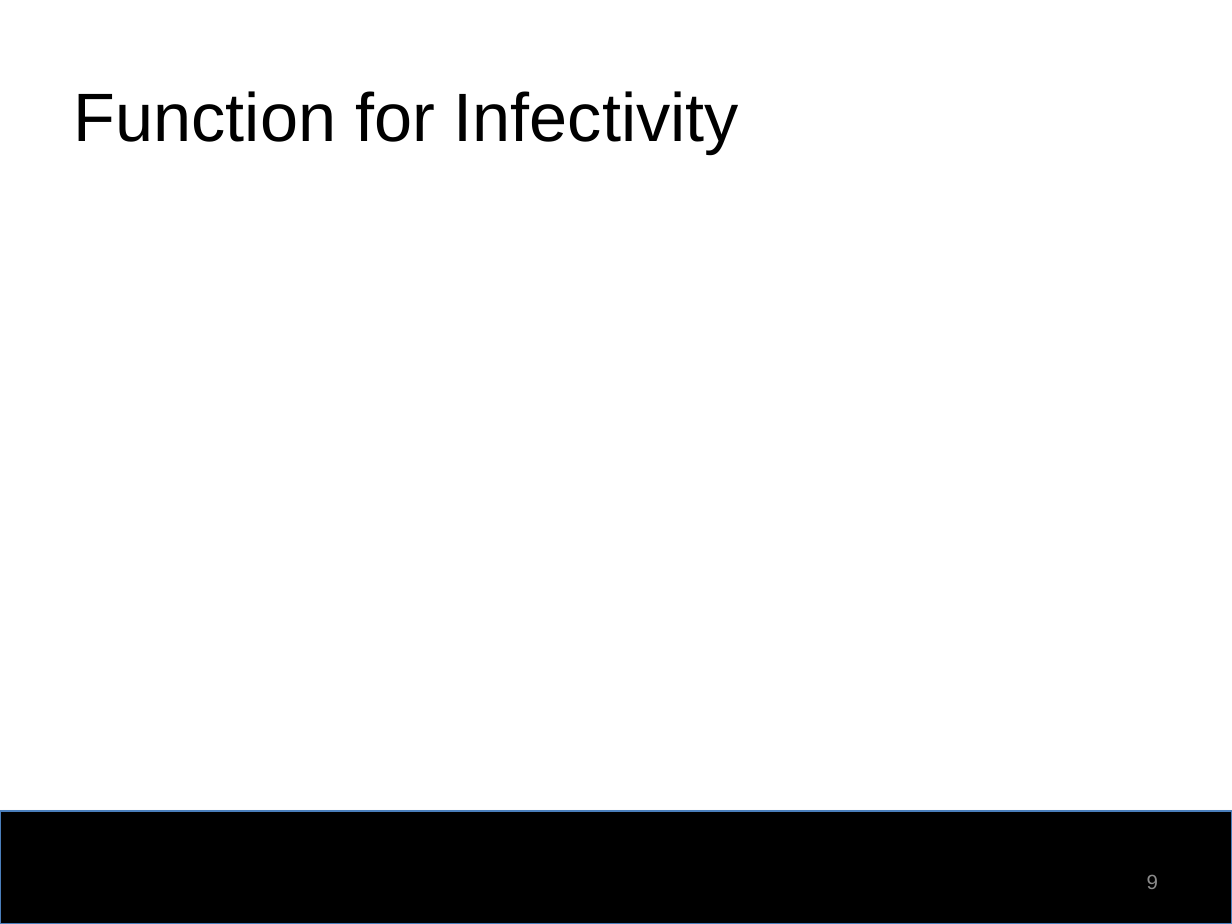
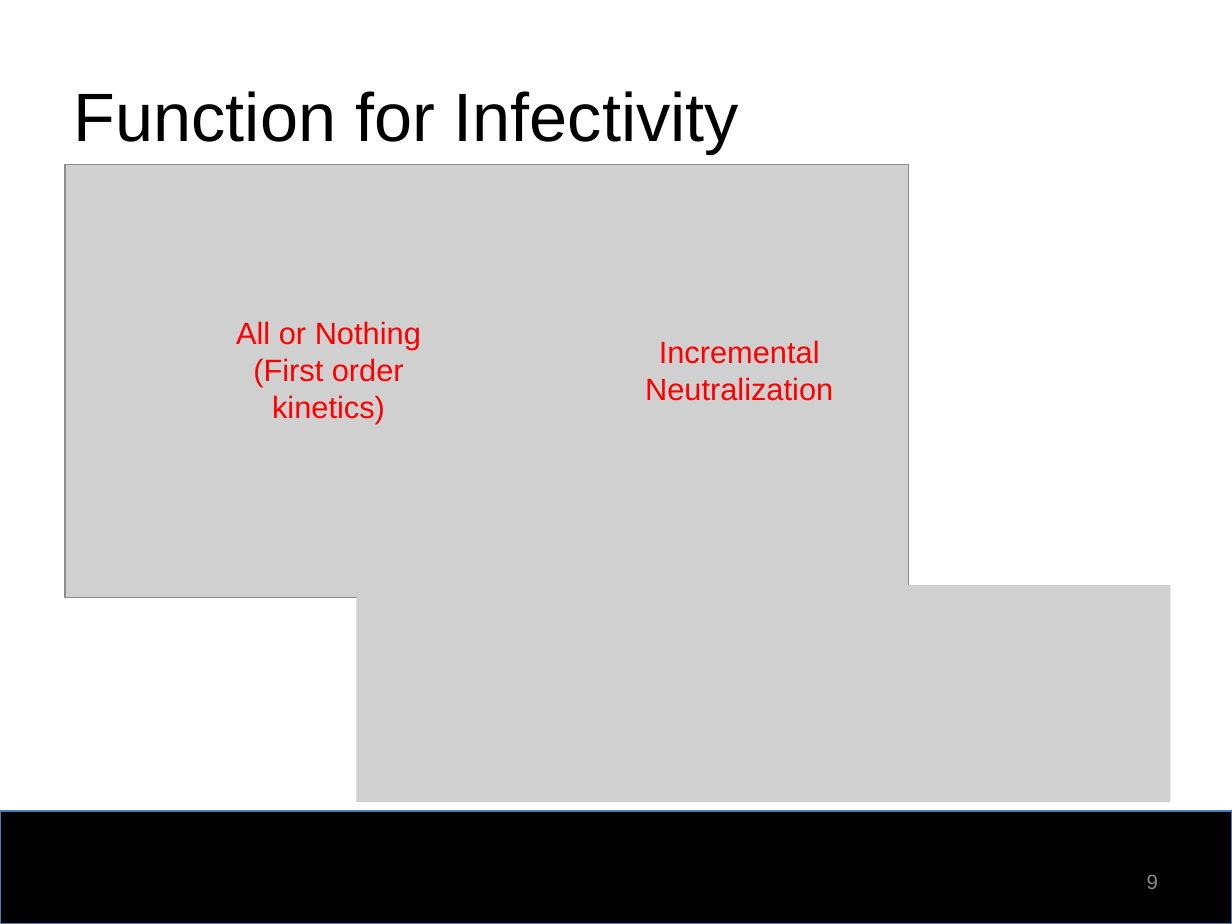
Before and after one commit to emilyrrhodes/labpresentations, a slide deck: slide 9 of 2021.01.27_TwoOnOneUpdates.pptx. Drawn at 1232x924 pixels with LibreOffice and Linux fonts; fonts in the diff are those of the drawing; grey boxes stand for pictures; background and template pictures are left out. Boxes give left, top, right and bottom in pixels: in the first picture for what was removed or moved away, otherwise in the second. Text is boxed around its words. In the diff, an @@ line names an element or a change of style, - is before the commit and + after.

```diff
--- a/2021.01.27_TwoOnOneUpdates.pptx
+++ b/2021.01.27_TwoOnOneUpdates.pptx
@@ picture added at [65, 164, 909, 596] @@
@@ text added at [236, 321, 421, 424], 18 pt, text #FF0000 @@
+All or Nothing (First order kinetics)
@@ text added at [645, 340, 833, 401], 18 pt, text #FF0000 @@
+Incremental Neutralization
@@ picture added at [356, 585, 1170, 802] @@
```
Also in this commit, not shown: 1 other slide changed, 1 slide added.
